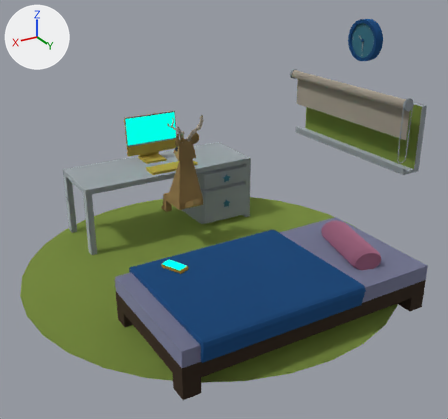
One commit to the Blender file images/bedroom.blend: the scene before it, then after it.
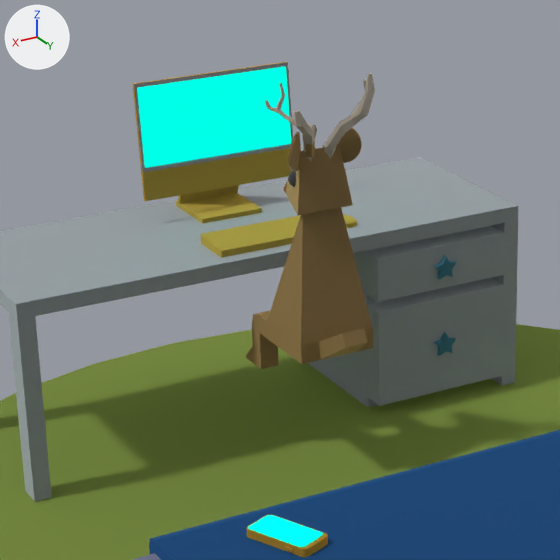
There are two pictures of each version: one whole from a 50 mm camera at (20.0, 35.1, 21.6) aimed at (-0.1, 1.7, 4.9), one close up on the part from 18% to 59% of the width and 22% to 66% of the height. Lighting does not change. The marker at upper left points along +X, +Y and +Z.

Script lines for the objects in view, before the commit:
```python
me_cube_003 = bpy.data.meshes.new('Cube.003')
me_cube_003.from_pydata(...)  # 380 vertices, 222 faces; spans x -7.1..7.1, y -2.64..2.81, z -10.78..0.45
me_cube_003.materials.append(mat_lowpoly)  # picture img_palette_png
me_cube_006 = bpy.data.meshes.new('Cube.006')
me_cube_006.from_pydata(...)  # 24 vertices, 12 faces; spans x -1.57..1.57, y -0.62..0.62, z -0.14..0.14
me_cube_006.materials.append(mat_lowpoly)  # picture img_palette_png
me_cylinder = bpy.data.meshes.new('Cylinder')
me_cylinder.from_pydata(...)  # 1367 vertices, 812 faces; spans x -8.4..8.4, y 0.0..14.1, z -28.3..8.1
me_cylinder.materials.append(mat_lowpoly)  # picture img_palette_png
ob_chair = bpy.data.objects.new('chair', me_cylinder)
ob_chair.location = (-0.8, -4.52, 0.0)
ob_chair.rotation_euler = (1.571, 0.0, -0.791)  # degrees (90, 0, -45)
ob_chair.scale = (0.241, 0.241, 0.111)
ob_chair.hide_set(True)
ob_desk = bpy.data.objects.new('desk', me_cube_003)
ob_desk.location = (0.0, -8.39, 5.06)
ob_desk.scale = (1.0, 1.0, 0.468)
ob_keyboar = bpy.data.objects.new('keyboar', me_cube_006)
ob_keyboar.location = (0.0, -6.81, 5.4)
ob_keyboar.rotation_euler = (0.0147, 0.0, 0.0)  # degrees (0.8, 0, 0)
# also in view: 'floor' at (0.0, 0.0, 0.0); 'pc screen' at (0.0, -9.6, 7.9); 'phone case' at (5.3, 4.7, 3.4); 'bed' at (0.0, 7.7, 2.1); 'deer' at (0.0, -4.1, 6.4)
```
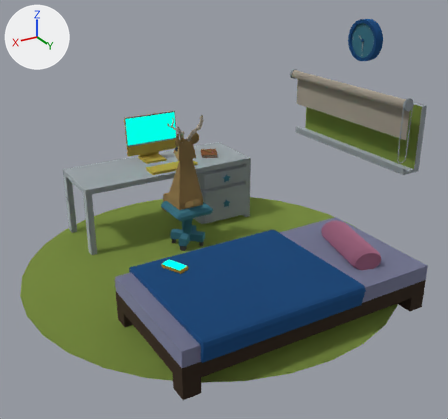
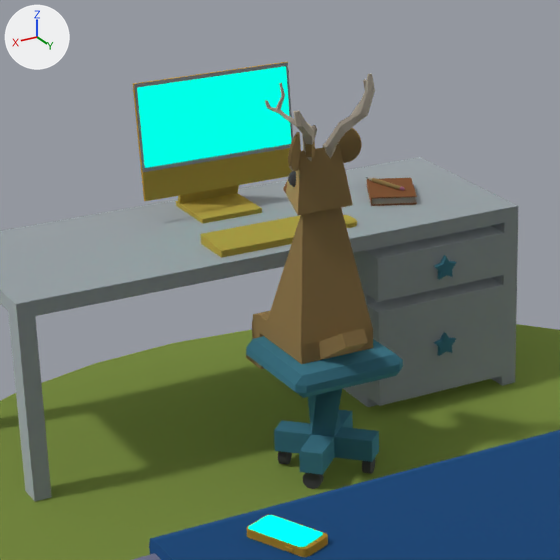
Boxes (x1, y1, x2, y2) around the edits, measured in the close-ups (560 x 560 px):
'chair', shown (cyan): after (246, 336, 403, 489)
'guestbook', added (brown): after (367, 178, 417, 206)
'pencil', added: after (366, 177, 405, 191)

The change in detail:
Mesh me_cylinder_003 is new.
It has 193 vertices, 163 faces and spans x -1.0..1.0, y -1.0..1.0, z -1.22..1.55.
It uses material mat_lowpoly (picture img_palette_png).
Mesh me_cube is new.
It has 33 vertices, 22 faces, 1 loose edge and spans x -0.62..0.62, y -0.83..0.83, z -0.12..0.12.
It uses material mat_lowpoly (picture img_palette_png).
Object 'chair' (ob_chair) is now shown.
Object 'pencil' (ob_pencil) is new; it shows me_cylinder_003.
Its location is (-4.54, -8.48, 5.57).
Its rotation in degrees is (90, 0, 15).
Its scale is (0.0594, 0.0554, 0.551).
Object 'guestbook' (ob_guestbook) is new; it shows me_cube.
Its location is (-4.57, -8.3, 5.39).
Its rotation in degrees is (0, 0, 155).
